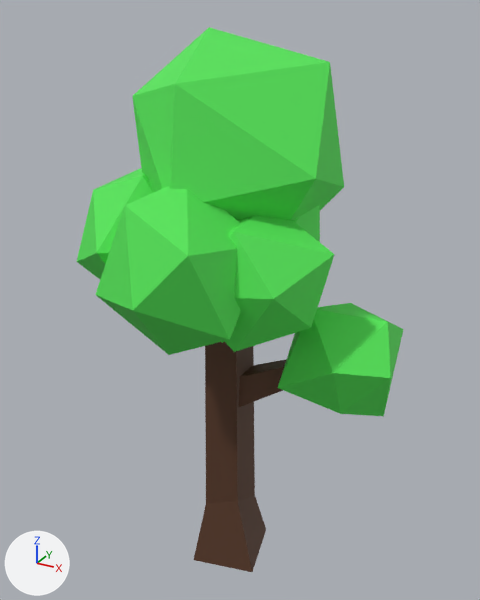
Renders of the FBX model Assets/Models/LowPolyTree3.fbx from each side of a commit.
The view is the same before and after, from a 50 mm lens placed at (7.29, -12.72, 13.05), pointed at (0.24, 0.1, 6.64). Arrows for +X, +Y and +Z are at lower left; the lights stay in place. Where no turn or scale is listed for an object, it has been applied to the vertices.

The first picture shows 'Leaves', 'Tree3'.
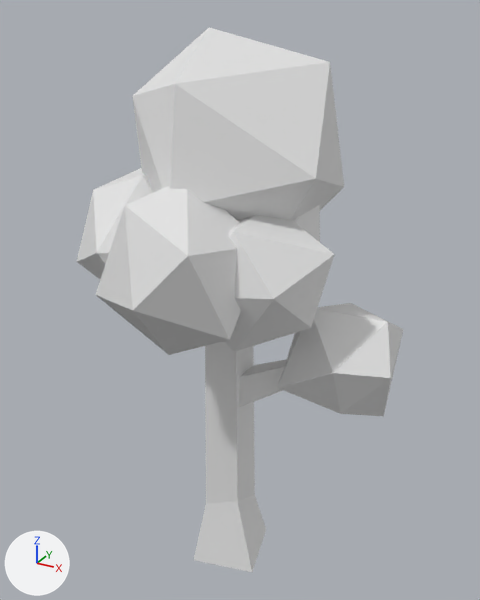
Where the change shows, as pixel boxes (x1, y1, x2, y2) in the pictures (480 x 600 px):
'Leaves', recoloured (green to white): (77, 28, 403, 416) in both
'Tree3', recoloured (brown to grey): (194, 342, 287, 572) in both

Diff of the bpy script that builds the scene:
```diff
--- a/Assets/Models/LowPolyTree3.fbx.py
+++ b/Assets/Models/LowPolyTree3.fbx.py
@@ me_stump @@
 me_stump.from_pydata(...)  # 20 vertices, 16 faces; spans x -1.02..2.19, y -1.02..1.02, z -1.0..7.1
-me_stump.materials.append(mat_bark3)  # brown #573723
@@ me_icosphere @@
 me_icosphere.from_pydata(...)  # 84 vertices, 140 faces; spans x -3.34..4.22, y -3.8..3.41, z -3.2..5.12
-me_icosphere.materials.append(mat_leaf3)  # green #53e757
```
